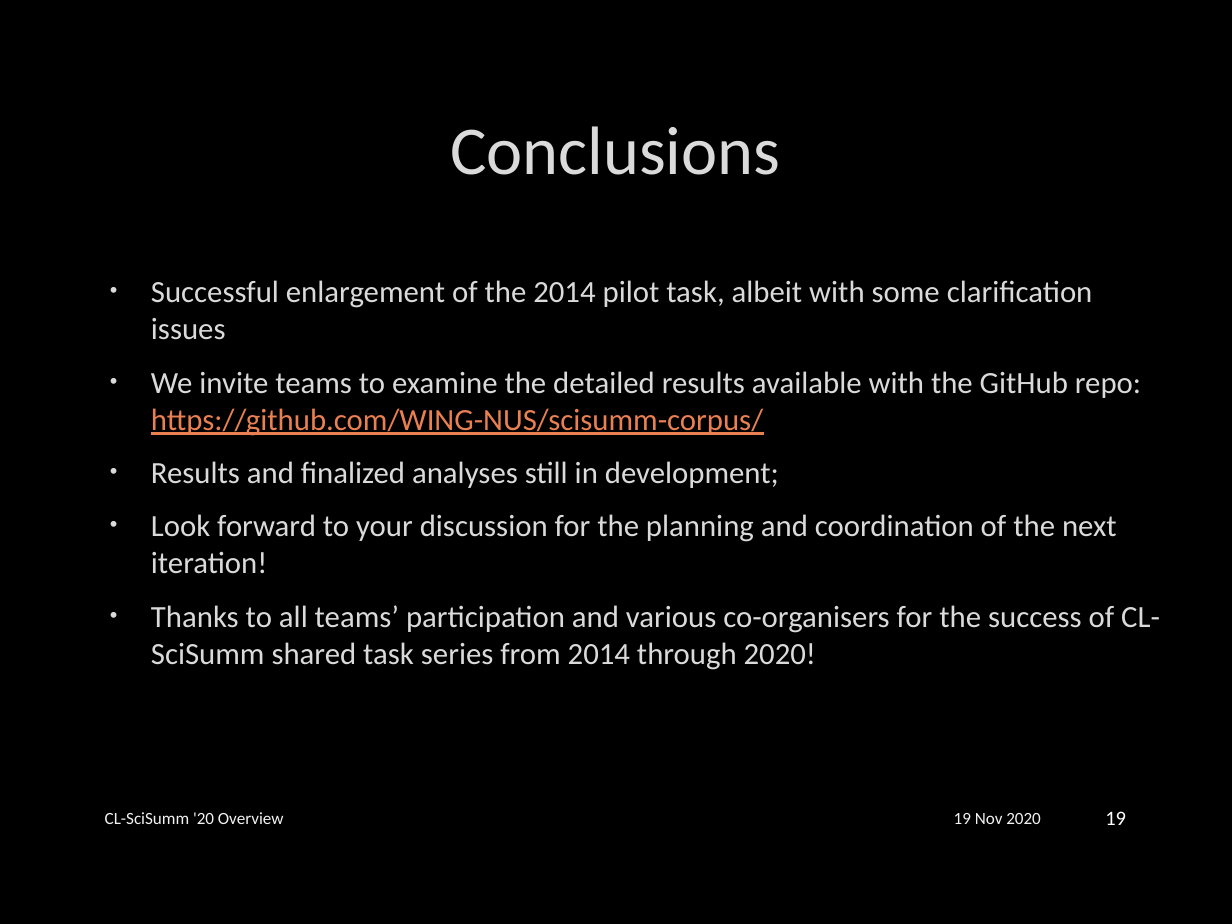
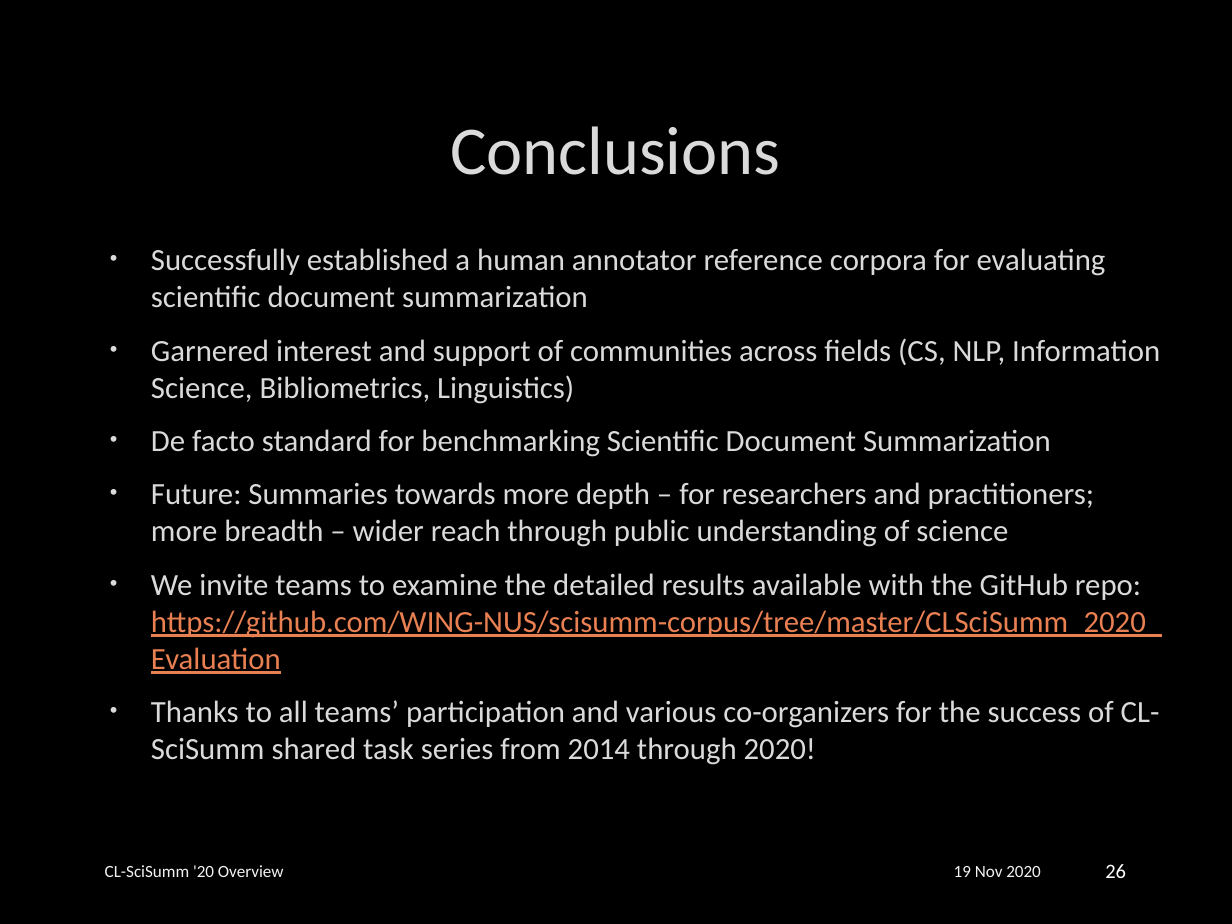
Before and after one commit to WING-NUS/scisumm-corpus, a slide deck: slide 26 of publications/CL-SciSumm2020/CL-SciSumm2020_slidedeck.pptx (slide 19 before the commit). Drawn at 1232x924 pixels with LibreOffice and Linux fonts; fonts in the diff are those of the drawing; background and template pictures are left out. Boxes give left, top, right and bottom in pixels: in the first picture for what was removed or moved away, otherwise in the second. Text is boxed around its words. In the diff, an @@ line names an element or a change of style, - is before the commit and + after.

Commit message:
final version of slide deck

```diff
--- a/publications/CL-SciSumm2020/CL-SciSumm2020_slidedeck.pptx
+++ b/publications/CL-SciSumm2020/CL-SciSumm2020_slidedeck.pptx
@@ text at (x1=151, y1=248, x2=1161, y2=765): text changed @@
-• Successful enlargement of the 2014 pilot task, albeit with some clarification issues
-• We invite teams to examine the detailed results available with the GitHub repo: https://github.com/WING-NUS/scisumm-corpus/
-• Results and finalized analyses still in development;
-• Look forward to your discussion for the planning and coordination of the next iteration!
-• Thanks to all teams’ participation and various co-organisers for the success of CL-SciSumm shared task series from 2014 through 2020!
+• Successfully established a human annotator reference corpora for evaluating scientific document summarization
+• Garnered interest and support of communities across fields (CS, NLP, Information Science, Bibliometrics, Linguistics)
+• De facto standard for benchmarking Scientific Document Summarization
+• Future: Summaries towards more depth – for researchers and practitioners;
+  more breadth – wider reach through public understanding of science
+• We invite teams to examine the detailed results available with the GitHub repo: https://github.com/WING-NUS/scisumm-corpus/tree/master/CLSciSumm_2020_Evaluation
+• Thanks to all teams’ participation and various co-organizers for the success of CL-SciSumm shared task series from 2014 through 2020!
@@ text "CL-SciSumm '20 Overview" moved from (x1=105, y1=812, x2=284, y2=824) to (x1=105, y1=865, x2=284, y2=877) @@
@@ text "19 Nov 2020" moved from (x1=954, y1=813, x2=1041, y2=824) to (x1=954, y1=866, x2=1041, y2=877) @@
@@ page number at (x1=1105, y1=864, x2=1126, y2=878): text changed @@
-19
+26
```
Also in this commit, not shown: 16 other slides changed, 6 slides added.
